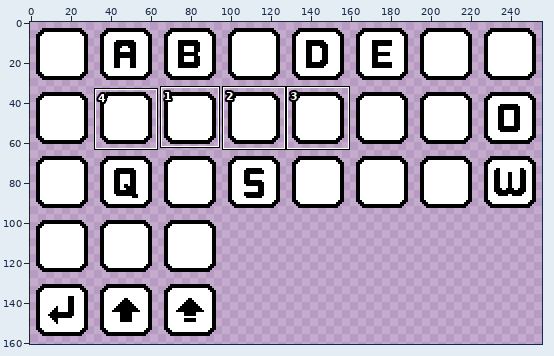
Two states of a pixel-art file, Media/Images/UI/keyhint_pc.aseprite. Above: a wide view before the commit, with the close-up outlined.
Close-up. Before:
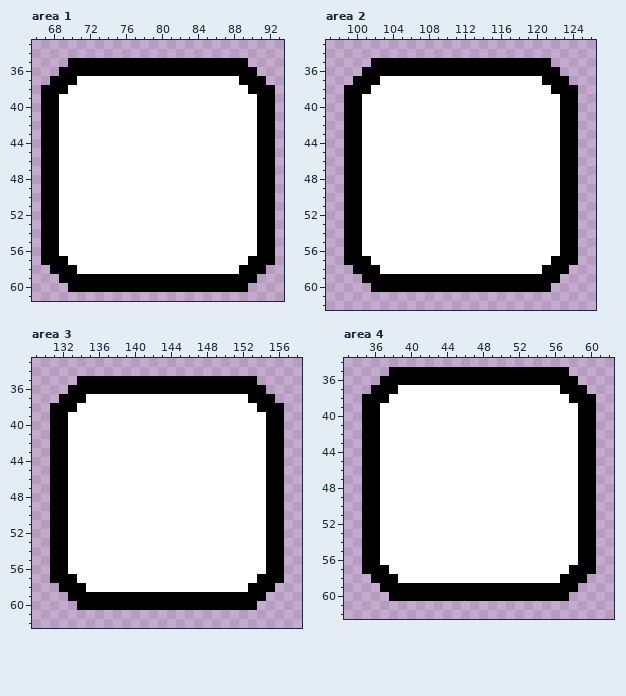
256x256 pixels, 1 frame. Shown: area 1: x 66..93, y 33..61; area 2: x 97..126, y 33..62; area 3: x 129..158, y 33..62; area 4: x 33..62, y 34..62. The wide view leaves out empty margins. The commit also changed other parts of the picture, which this record leaves out.
New version:
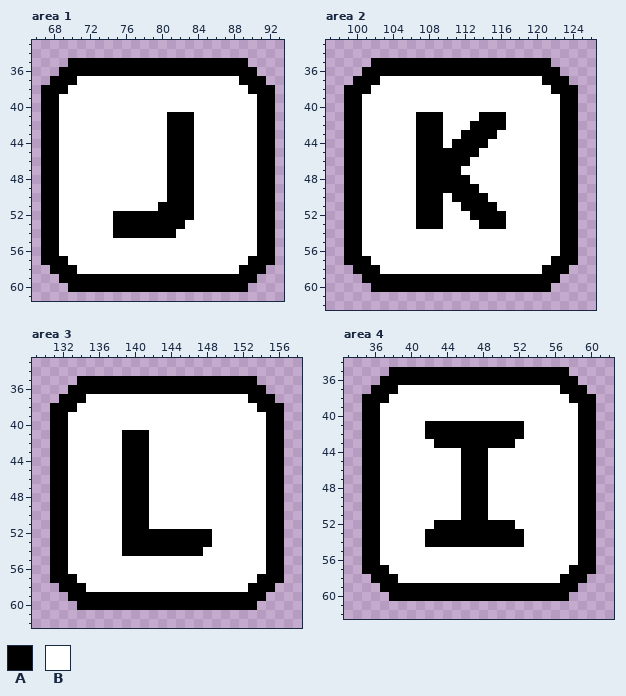
Palette (. is transparent): A #000000  B #ffffff
Edits made:
--- area 1
@@ x 73..85 @@
 40 BBBBBBBBBBBBB
-41 BBBBBBBBBBBBB
-42 BBBBBBBBBBBBB
-43 BBBBBBBBBBBBB
-44 BBBBBBBBBBBBB
-45 BBBBBBBBBBBBB
-46 BBBBBBBBBBBBB
-47 BBBBBBBBBBBBB
-48 BBBBBBBBBBBBB
-49 BBBBBBBBBBBBB
-50 BBBBBBBBBBBBB
-51 BBBBBBBBBBBBB
-52 BBBBBBBBBBBBB
-53 BBBBBBBBBBBBB
-54 BBBBBBBBBBBBB
+41 BBBBBBBBAAABB
+42 BBBBBBBBAAABB
+43 BBBBBBBBAAABB
+44 BBBBBBBBAAABB
+45 BBBBBBBBAAABB
+46 BBBBBBBBAAABB
+47 BBBBBBBBAAABB
+48 BBBBBBBBAAABB
+49 BBBBBBBBAAABB
+50 BBBBBBBBAAABB
+51 BBBBBBBAAAABB
+52 BBAAAAAAAAABB
+53 BBAAAAAAAABBB
+54 BBAAAAAAABBBB
 55 BBBBBBBBBBBBB
--- area 2
@@ x 105..118 @@
 40 BBBBBBBBBBBBBB
-41 BBBBBBBBBBBBBB
-42 BBBBBBBBBBBBBB
-43 BBBBBBBBBBBBBB
-44 BBBBBBBBBBBBBB
-45 BBBBBBBBBBBBBB
-46 BBBBBBBBBBBBBB
-47 BBBBBBBBBBBBBB
-48 BBBBBBBBBBBBBB
-49 BBBBBBBBBBBBBB
-50 BBBBBBBBBBBBBB
-51 BBBBBBBBBBBBBB
-52 BBBBBBBBBBBBBB
-53 BBBBBBBBBBBBBB
+41 BBAAABBBBAAABB
+42 BBAAABBBAAAABB
+43 BBAAABBAAAABBB
+44 BBAAABAAAABBBB
+45 BBAAAAAAABBBBB
+46 BBAAAAAABBBBBB
+47 BBAAAAABBBBBBB
+48 BBAAAAAABBBBBB
+49 BBAAAAAAABBBBB
+50 BBAAABAAAABBBB
+51 BBAAABBAAAABBB
+52 BBAAABBBAAAABB
+53 BBAAABBBBAAABB
 54 BBBBBBBBBBBBBB
--- area 3
@@ x 137..150 @@
 40 BBBBBBBBBBBBBB
-41 BBBBBBBBBBBBBB
-42 BBBBBBBBBBBBBB
-43 BBBBBBBBBBBBBB
-44 BBBBBBBBBBBBBB
-45 BBBBBBBBBBBBBB
-46 BBBBBBBBBBBBBB
-47 BBBBBBBBBBBBBB
-48 BBBBBBBBBBBBBB
-49 BBBBBBBBBBBBBB
-50 BBBBBBBBBBBBBB
-51 BBBBBBBBBBBBBB
-52 BBBBBBBBBBBBBB
-53 BBBBBBBBBBBBBB
-54 BBBBBBBBBBBBBB
+41 BBAAABBBBBBBBB
+42 BBAAABBBBBBBBB
+43 BBAAABBBBBBBBB
+44 BBAAABBBBBBBBB
+45 BBAAABBBBBBBBB
+46 BBAAABBBBBBBBB
+47 BBAAABBBBBBBBB
+48 BBAAABBBBBBBBB
+49 BBAAABBBBBBBBB
+50 BBAAABBBBBBBBB
+51 BBAAABBBBBBBBB
+52 BBAAAAAAAAAABB
+53 BBAAAAAAAAAABB
+54 BBAAAAAAAAABBB
 55 BBBBBBBBBBBBBB
--- area 4
@@ x 40..54 @@
 40 BBBBBBBBBBBBBBB
-41 BBBBBBBBBBBBBBB
-42 BBBBBBBBBBBBBBB
-43 BBBBBBBBBBBBBBB
-44 BBBBBBBBBBBBBBB
-45 BBBBBBBBBBBBBBB
-46 BBBBBBBBBBBBBBB
-47 BBBBBBBBBBBBBBB
-48 BBBBBBBBBBBBBBB
-49 BBBBBBBBBBBBBBB
-50 BBBBBBBBBBBBBBB
-51 BBBBBBBBBBBBBBB
-52 BBBBBBBBBBBBBBB
-53 BBBBBBBBBBBBBBB
-54 BBBBBBBBBBBBBBB
+41 BBAAAAAAAAAAABB
+42 BBAAAAAAAAAAABB
+43 BBBAAAAAAAAABBB
+44 BBBBBBAAABBBBBB
+45 BBBBBBAAABBBBBB
+46 BBBBBBAAABBBBBB
+47 BBBBBBAAABBBBBB
+48 BBBBBBAAABBBBBB
+49 BBBBBBAAABBBBBB
+50 BBBBBBAAABBBBBB
+51 BBBBBBAAABBBBBB
+52 BBBAAAAAAAAABBB
+53 BBAAAAAAAAAAABB
+54 BBAAAAAAAAAAABB
 55 BBBBBBBBBBBBBBB
Boxes around the changes in both close-ups, in picture pixels (x1, y1, x2, y2):
changed: (113, 112, 194, 238)
changed: (416, 112, 506, 229)
changed: (122, 430, 212, 556)
changed: (425, 421, 524, 547)
